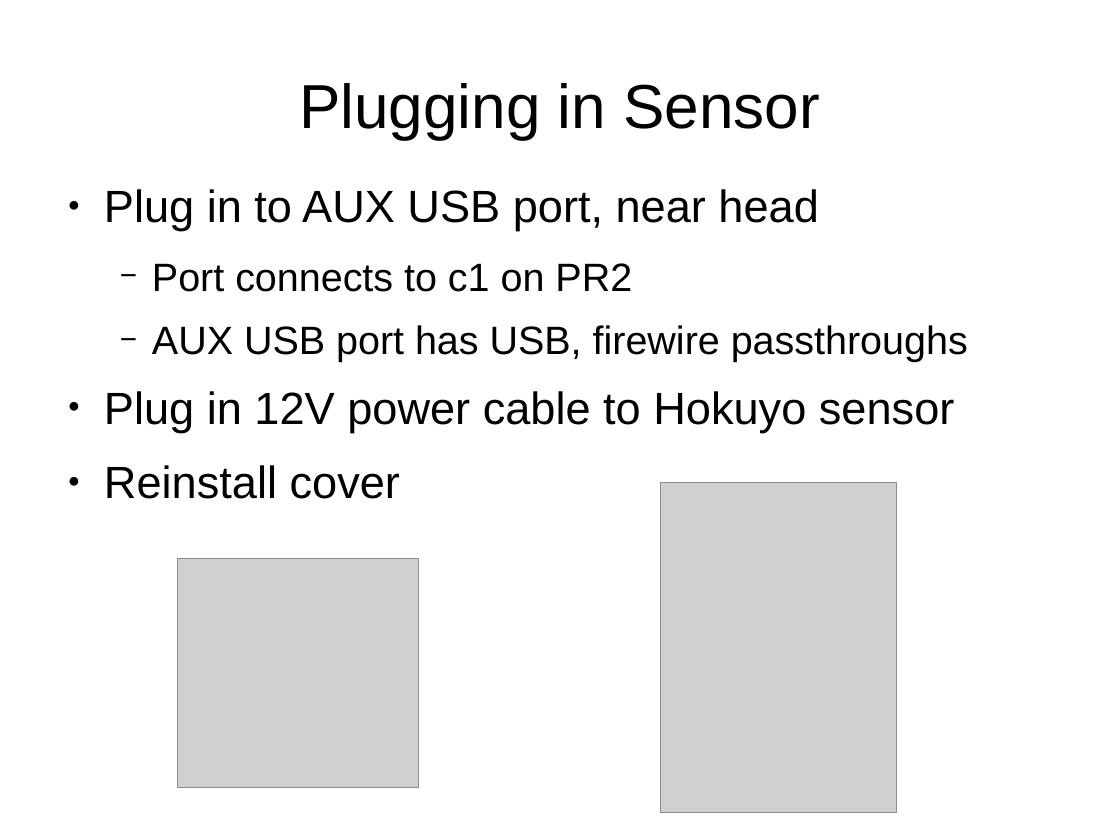
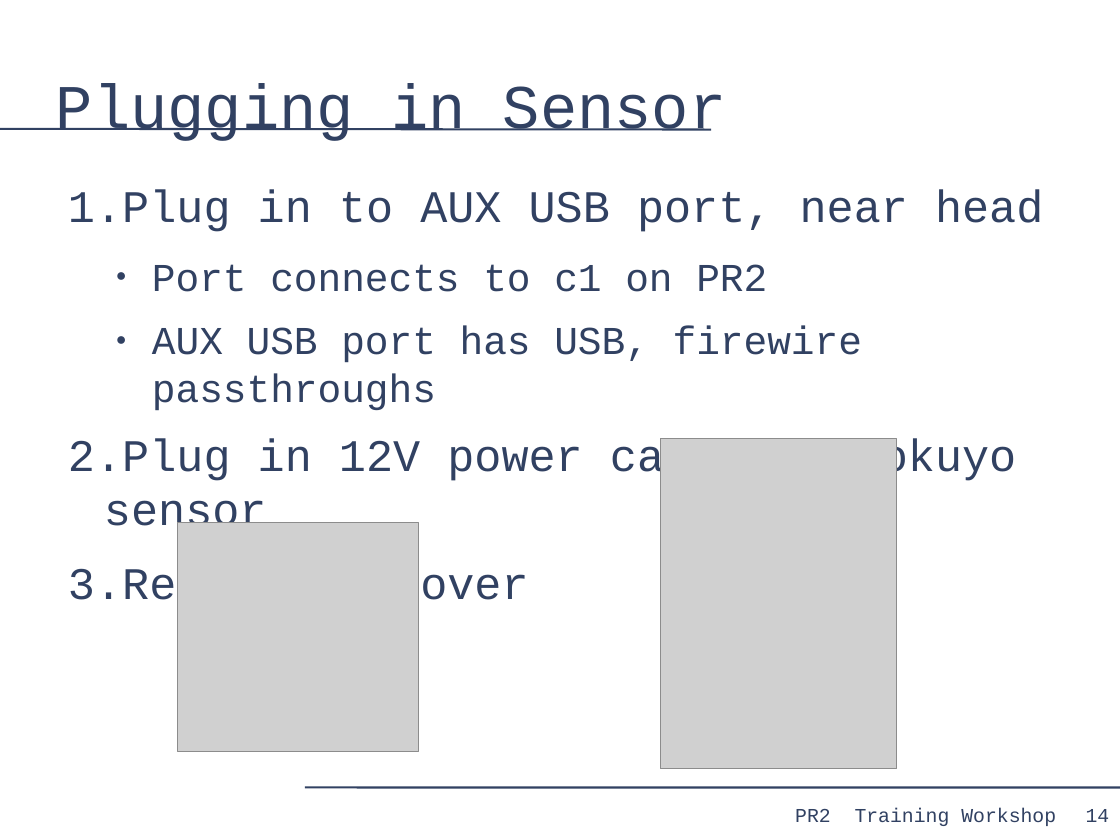
Before and after one commit to PR2/pr2_docs, a slide deck: slide 14 of pr2_training_workshop/modifying_pr2/adding_sensor.odp. Drawn at 1120x840 pixels with LibreOffice and Linux fonts; fonts in the diff are those of the drawing; grey boxes stand for pictures. Boxes give left, top, right and bottom in pixels: in the first picture for what was removed or moved away, otherwise in the second. Text is boxed around its words. In the diff, an @@ line names an element or a change of style, - is before the commit and + after.

```diff
--- a/pr2_training_workshop/modifying_pr2/adding_sensor.odp
+++ b/pr2_training_workshop/modifying_pr2/adding_sensor.odp
@@ title "Plugging in Sensor" at [56,84,726,141]: font Arial to Courier New, text colour #000000 to #314162; alignment centre to left @@
@@ line added from (0, 129) to (711, 129), #314162 1.45 pt @@
@@ text "Plug in to AUX USB ..." at [68,190,1043,612]: font Arial to Courier New, text colour #000000 to #314162; bullet ● to 1.; bullet colour #000000 to #314162; bullet − to ● @@
@@ picture: place and size @@
-picture at [661,483,897,813]
+picture at [661,439,897,769]
@@ picture: place and size @@
-picture at [178,559,419,788]
+picture at [178,523,419,752]
@@ line added from (305, 788) to (1120, 788), #314162 1.45 pt @@
@@ text added at [795,808,1056,826], 14 pt, text #314162 @@
+PR2 Training Workshop
@@ page number added at [1086,809,1110,822], 14 pt, text #314162 @@
+14
```
Also in this commit, not shown: 17 other slides changed.
